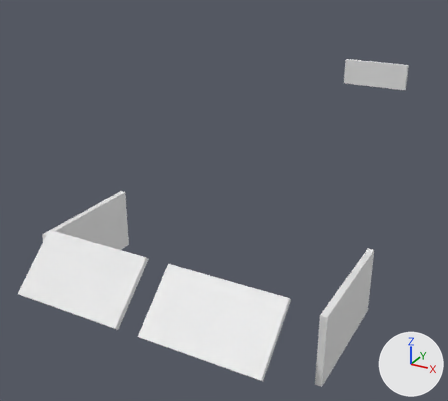
Renders of the OBJ model Assets/_Project/Art/Environment/Dominion/SAM01_Picket/SAM01_Glass.obj from each side of a commit.
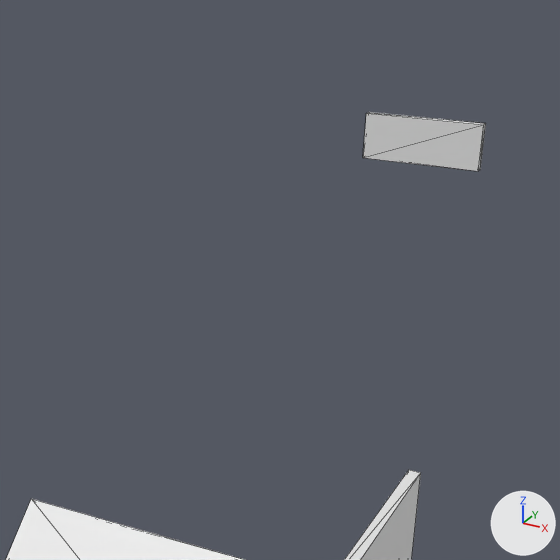
Each version is shown whole from a 50 mm lens placed at (2.42, -6.4, 5.41), pointed at (-0.59, -0.93, 2.68), then close up on the part from 34% to 100% of the width and 0% to 74% of the height. The lights are fixed; the arrows at lower right show +X, +Y and +Z. The last two pictures show the newer version. The close-ups show mesh edges as thin lines. Where no turn or scale is listed for an object, it has been applied to the vertices.

Before the edit, the objects in view are built like this:
```python
me_sam01_glass = bpy.data.meshes.new('SAM01_Glass')
me_sam01_glass.from_pydata(...)  # 40 vertices, 60 faces; spans x -1.31..1.31, y -3.46..2.6, z 2.36..3.63
ob_sam01_glass = bpy.data.objects.new('SAM01_Glass', me_sam01_glass)
ob_sam01_glass.location = (0.0, 0.0, 0.0)
```
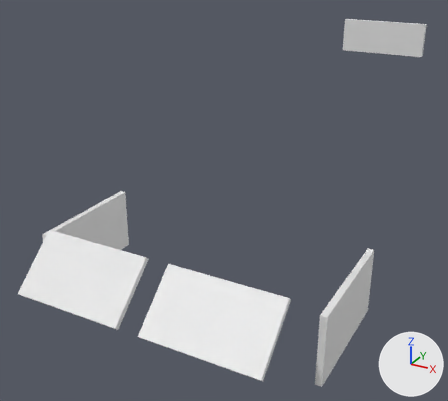
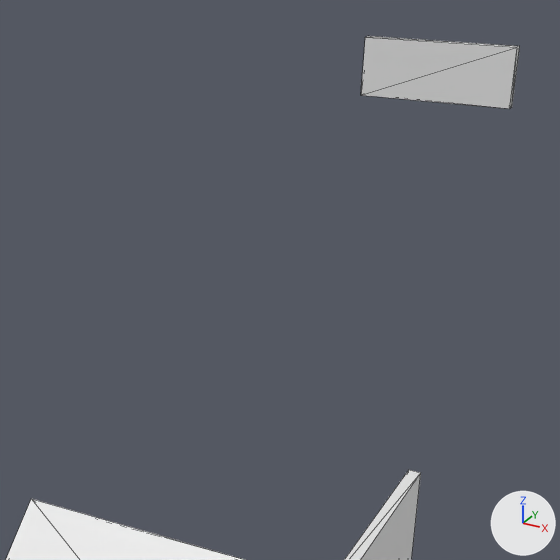
The newer file is also rescaled (x1.5) as a whole; pictures and numbers use the older file's frame.

Patch to the scene script:
```diff
--- a/Assets/_Project/Art/Environment/Dominion/SAM01_Picket/SAM01_Glass.obj.py
+++ b/Assets/_Project/Art/Environment/Dominion/SAM01_Picket/SAM01_Glass.obj.py
@@ me_sam01_glass @@
 # used by ob_sam01_glass; location = (0.0, 0.0, 0.0)
-me_sam01_glass.from_pydata(...)  # 40 vertices, 60 faces; spans x -1.31..1.31, y -3.46..2.6, z 2.36..3.63
+me_sam01_glass.from_pydata(...)  # 40 vertices, 60 faces; spans x -1.31..1.31, y -3.47..2.84, z 2.36..4.18
+# me_sam01_glass part 1: the loose piece of 8 vertices spanning x -0.46..0.46, y 2.54..2.6, z 3.28..3.63 is scaled about its middle by 1.28, then moved by (0.0, 0.23, 0.49)
```

Changed parts and their boxes (x1, y1, x2, y2) in the close-ups (560 x 560 px; the box of a moved part takes in the faces that stretch with it):
'SAM01_Glass', reshaped: before (6, 112, 486, 560); after (6, 36, 520, 560)
part 1 of me_sam01_glass, moved or reshaped: before (363, 112, 486, 171); after (361, 36, 520, 109)
